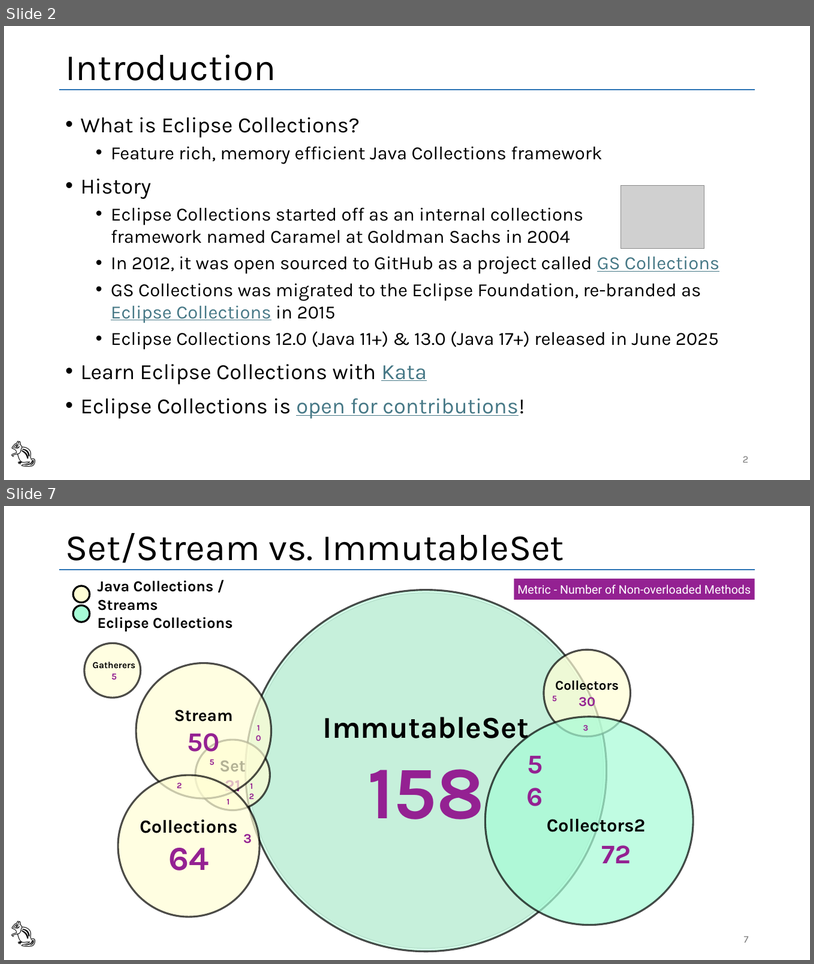
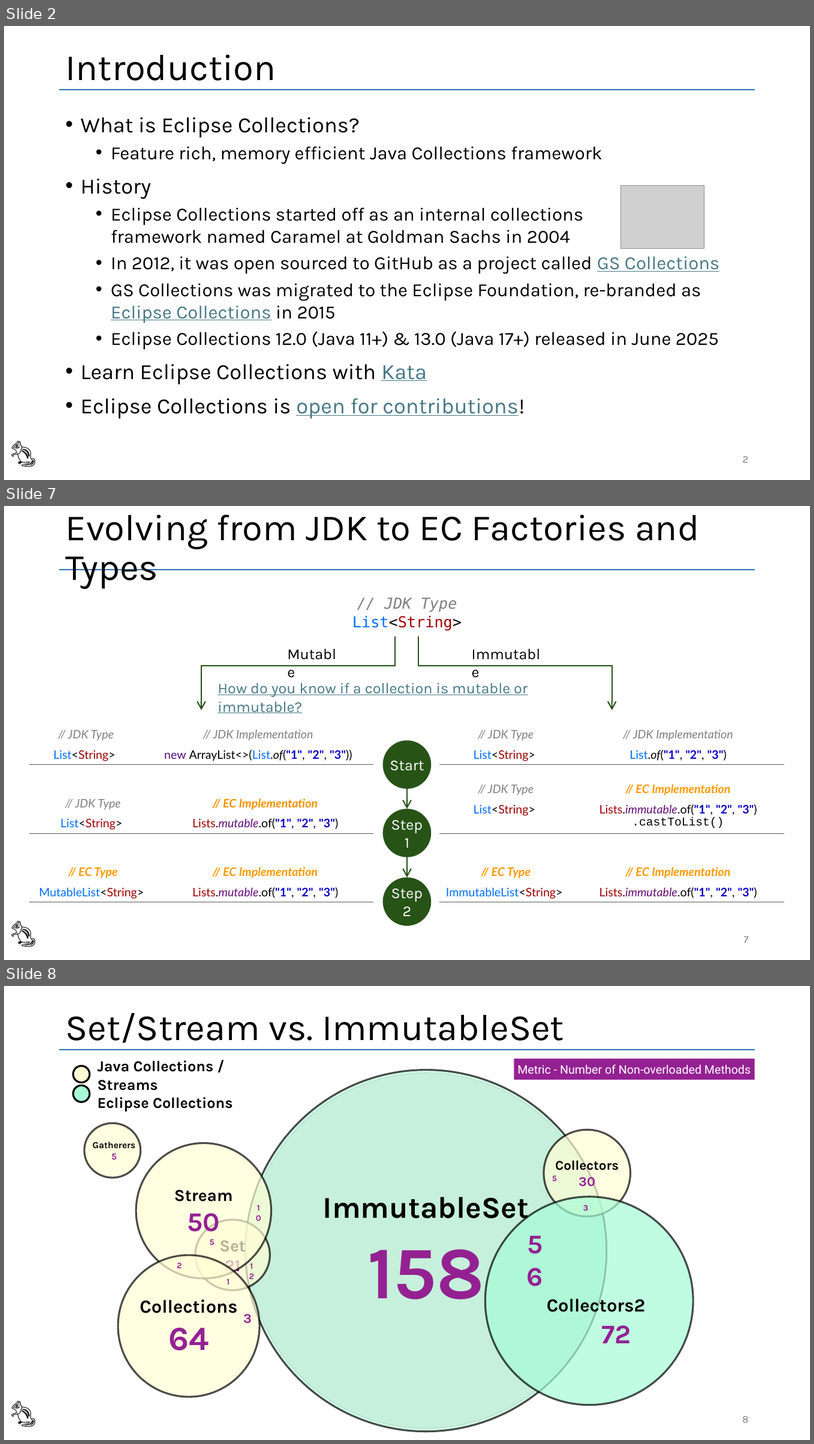
Before and after one commit to vmzakharov/refactor-to-ec-remake, a slide deck: RefactorToEcIntro.pptx. Shown one above the other, each under a label of ours: slides 2 and 7 before the commit, slides 2, 7 and 8 after it; the slides between them are not shown. The pictures are 814x964 and 814x1444 pixels, drawn with LibreOffice and Linux fonts; fonts in the diff are those of the drawing; grey boxes stand for pictures. Boxes give left, top, right and bottom in pixels: in the first picture for what was removed or moved away, otherwise in the second. Text is boxed around its words. In the diff, an @@ line names an element or a change of style, - is before the commit and + after.

Commit message:
adds evolving slide for the List type

```diff
--- a/RefactorToEcIntro.pptx
+++ b/RefactorToEcIntro.pptx
@@ slide 7 added at [4,506,810,960], background #FFFFFF; not listed: 1 template element that a slide beside it also shows @@
@@ title added at [65,514,699,589], 44 pt, text #000000 @@
+Evolving from JDK to EC Factories and Types
@@ text added at [353,597,462,631], 18 pt, text #808080 @@
+// JDK Type
+List<String>
@@ elbow arrow added from (395, 621) to (201, 710), #275417 1.5 pt @@
@@ elbow arrow added from (419, 621) to (612, 710), #275417 1.5 pt @@
@@ text added at [282,641,348,665], 18 pt, text #000000 @@
+Mutable
@@ text added at [218,682,528,697], 18 pt, text #467886, underline @@
+How do you know if a collection is mutable or immutable?
@@ text added at [218,702,302,713], 18 pt, text #000000 @@
+Immutable
@@ table added at [29,710,373,901], 6 rows, 3 columns @@
+// JDK Type | // JDK Implementation | 
+List<String> | new ArrayList<>(List.of("1", "2", "3")) | 
+// JDK Type |  | // EC Implementation
+List<String> |  | Lists.mutable.of("1", "2", "3")
+// EC Type |  | // EC Implementation
+MutableList<String> |  | Lists.mutable.of("1", "2", "3")
@@ table added at [440,710,785,901], 6 rows, 2 columns @@
+// JDK Type | // JDK Implementation
+List<String> | List.of("1", "2", "3")
+// JDK Type | // EC Implementation
+List<String> | Lists.immutable.of("1", "2", "3") .castToList()
+// EC Type | // EC Implementation
+ImmutableList<String> | Lists.immutable.of("1", "2", "3")
@@ ellipse added at [383,740,432,789], fill #275417, 18 pt, text #FFFFFF @@
+Start
@@ arrow added from (408, 789) to (408, 808), #275417 1.5 pt @@
@@ ellipse added at [383,808,432,857], fill #275417, 18 pt, text #FFFFFF @@
+Step
+1
@@ arrow added from (408, 857) to (408, 877), #275417 1.5 pt @@
@@ ellipse added at [383,877,432,926], fill #275417, 18 pt, text #FFFFFF @@
+Step
+2
@@ text added at [4,912,53,950], 32 pt, text #000000 @@
+🐿️
@@ page number added at [744,936,749,942], 12 pt, text #797979 @@
+7
@@ what was slide 7 is now slide 8 @@
@@ page number at [743,1416,749,1422]: text changed @@
-7
+8
```
Also in this commit, not shown: 4 slides changed, 1 other file.
